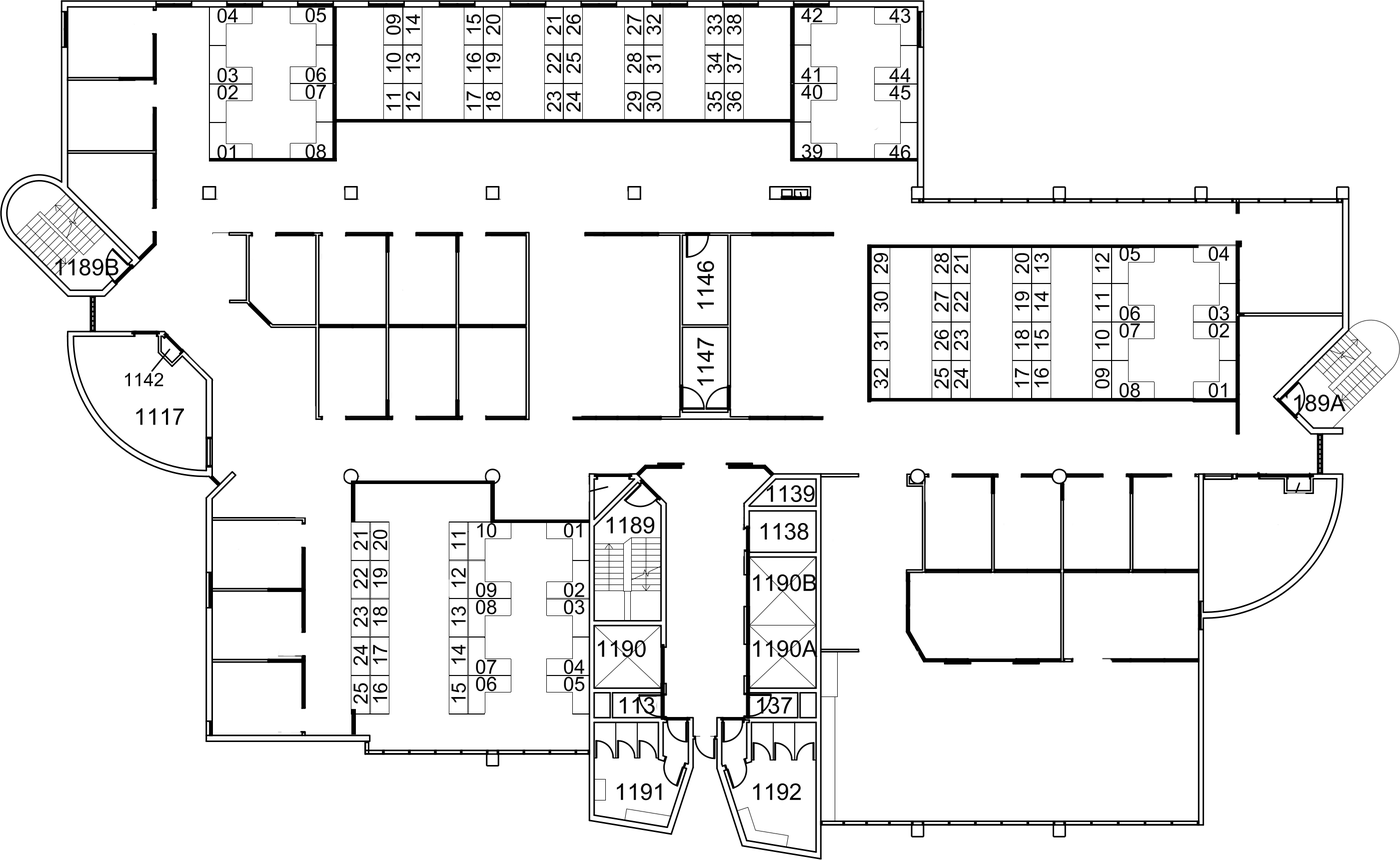
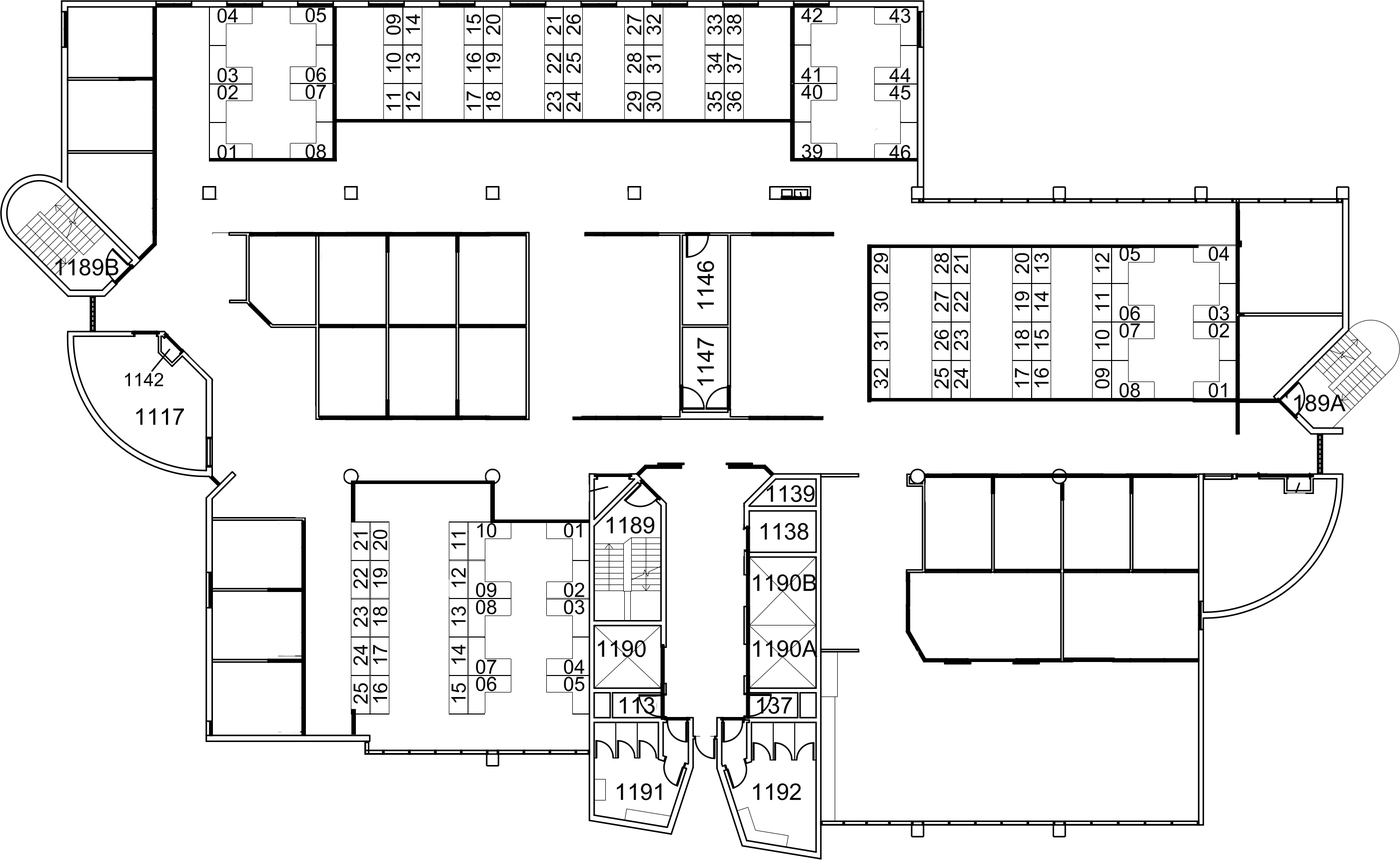
Layered file, before and after one edit (1400×860). Changes by layer:
painted on "boundaries" over 152, 7, 1279, 735
